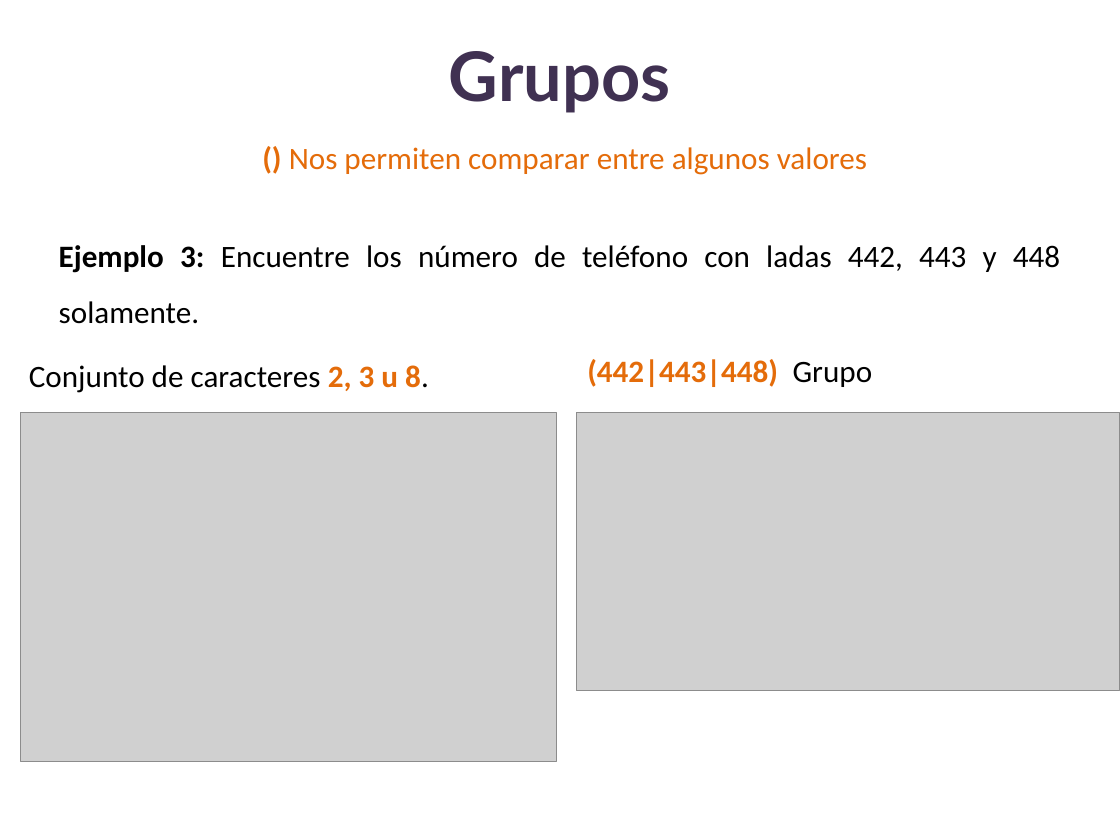
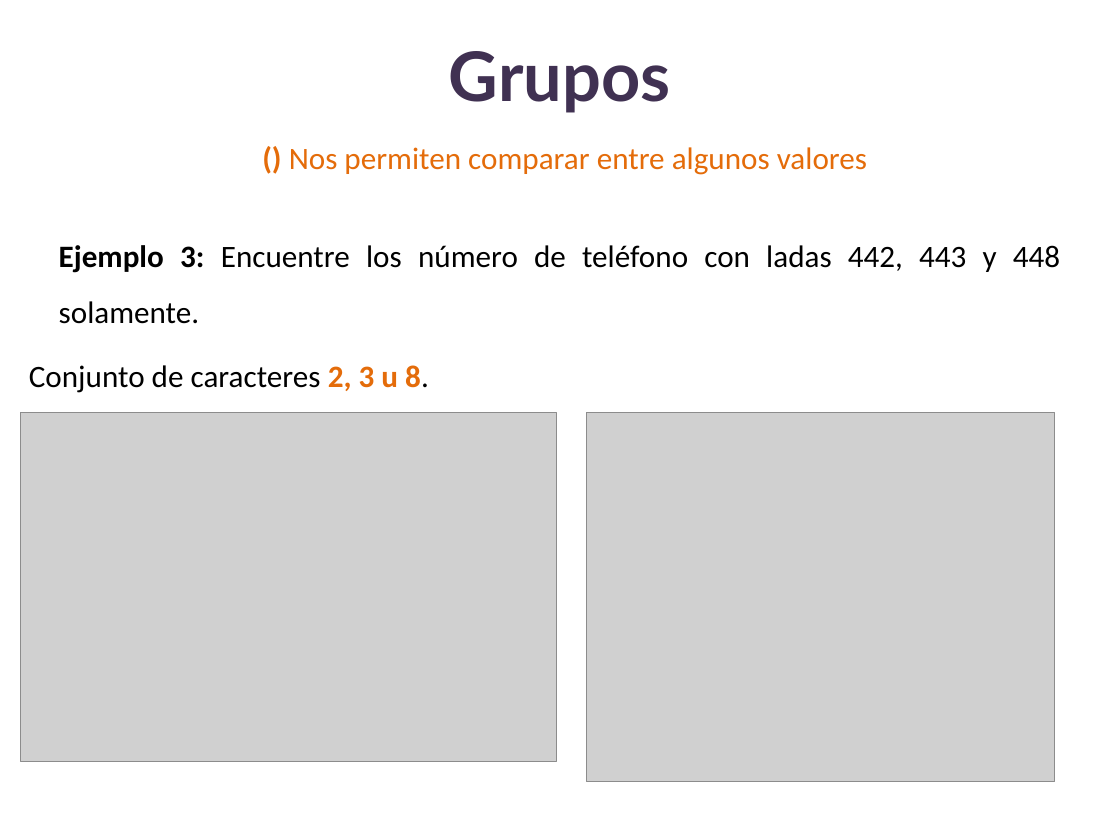
Before and after one commit to lizetheP/Analitica, a slide deck: slide 48 of Calendario2024/presentaciones/18_Expresiones_regulares.pptx. Drawn at 1120x840 pixels with LibreOffice and Linux fonts; fonts in the diff are those of the drawing; grey boxes stand for pictures. Boxes give left, top, right and bottom in pixels: in the first picture for what was removed or moved away, otherwise in the second. Text is boxed around its words. In the diff, an @@ line names an element or a change of style, - is before the commit and + after.

```diff
--- a/Calendario2024/presentaciones/18_Expresiones_regulares.pptx
+++ b/Calendario2024/presentaciones/18_Expresiones_regulares.pptx
@@ text removed at (587, 359, 873, 387) @@
-(442|443|448) Grupo
@@ picture: place and size @@
-picture at (577, 412, 1120, 690)
+picture at (587, 412, 1055, 782)
```
Also in this commit, not shown: 6 other files.
